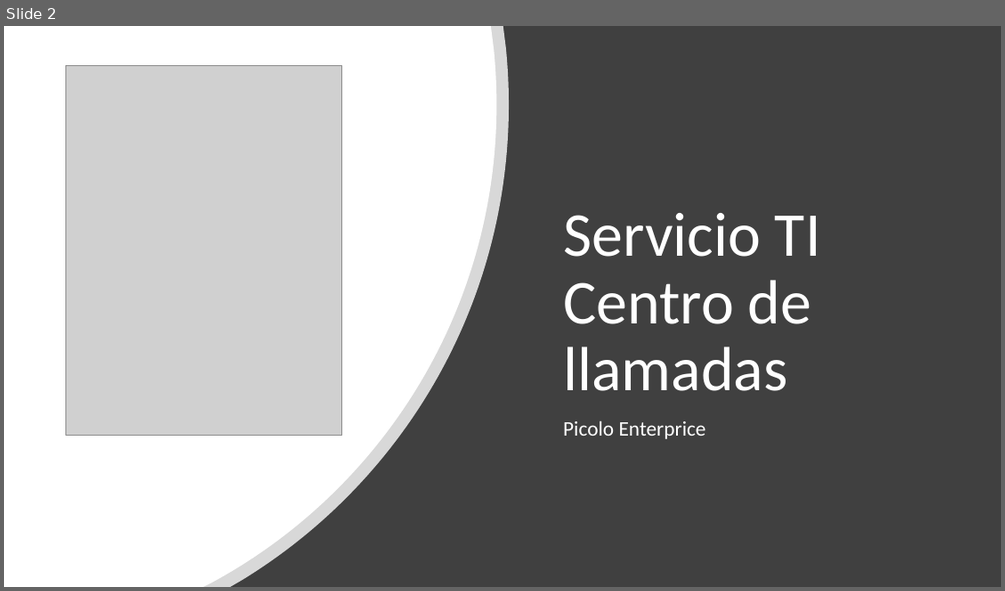
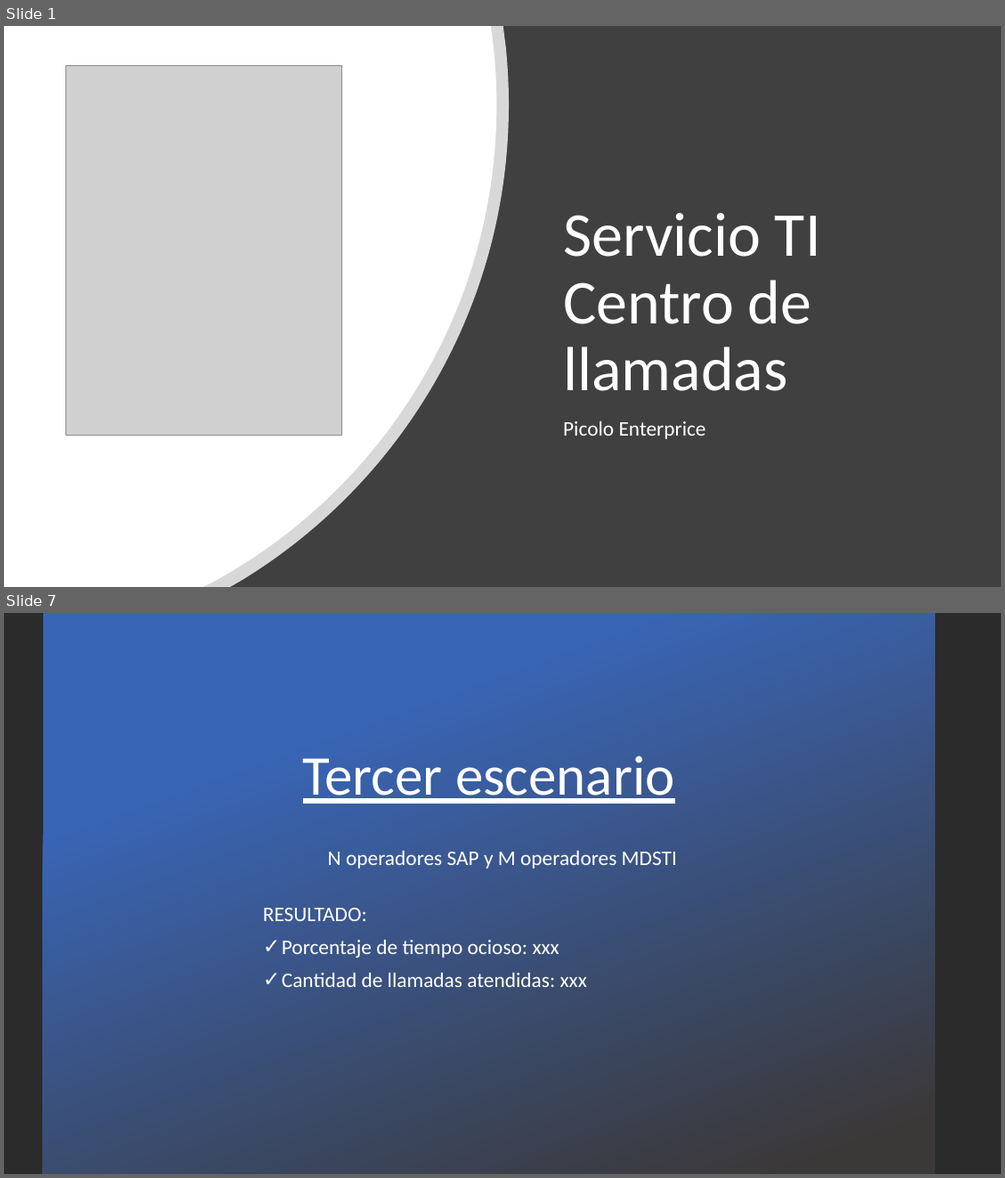
Before and after one commit to ramacal/Simulacion, a slide deck: Simulación/datos Sistema/UTN - Simulacion - Equipo 5 -TP N°6 Picolo.pptx. Shown one above the other, each under a label of ours: slide 2 before the commit, slides 1 and 7 after it; the slides between them are not shown. The pictures are 1005x591 and 1005x1178 pixels, drawn with LibreOffice and Linux fonts; fonts in the diff are those of the drawing; grey boxes stand for pictures; background and template pictures are left out; a plain dark background stands for a picture behind light text. Boxes give left, top, right and bottom in pixels: in the first picture for what was removed or moved away, otherwise in the second. Text is boxed around its words. In the diff, an @@ line names an element or a change of style, - is before the commit and + after.

```diff
--- a/Simulación/datos Sistema/UTN - Simulacion - Equipo 5 -TP N°6 Picolo.pptx
+++ b/Simulación/datos Sistema/UTN - Simulacion - Equipo 5 -TP N°6 Picolo.pptx
@@ slide 7 added at <box>4,613,1001,1174</box>, background picture (left out) @@
@@ rectangle added at <box>43,613,935,1174</box>, fill gradient #3965B5 to #3B3838 @@
@@ title added at <box>303,755,675,803</box>, 54 pt, text #FFFFFF, underline @@
+Tercer escenario
@@ text added at <box>328,851,677,868</box>, 20 pt, text #FFFFFF @@
+N operadores SAP y M operadores MDSTI
@@ text added at <box>263,908,587,987</box>, 20 pt, text #FFFFFF @@
+RESULTADO:
+✓ Porcentaje de tiempo ocioso: xxx
+✓ Cantidad de llamadas atendidas: xxx
@@ what was slide 2 is now slide 1 @@
```
Also in this commit, not shown: 7 other slides added, 13 slides removed.
